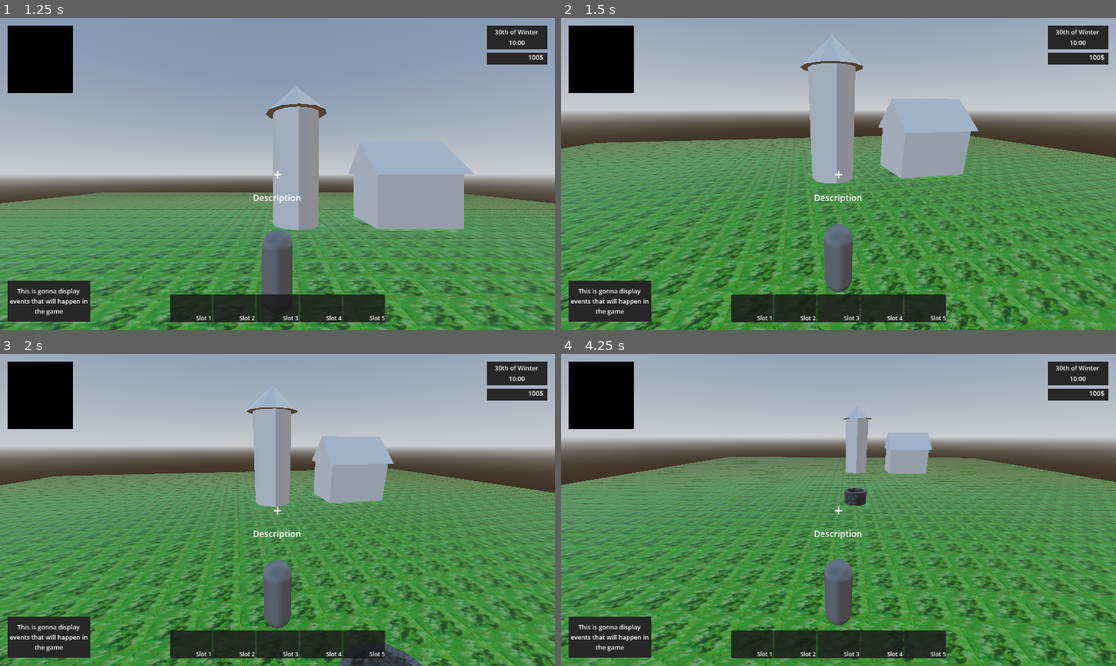
Above: before the commit, frames 1-4 (two rows, left to right).
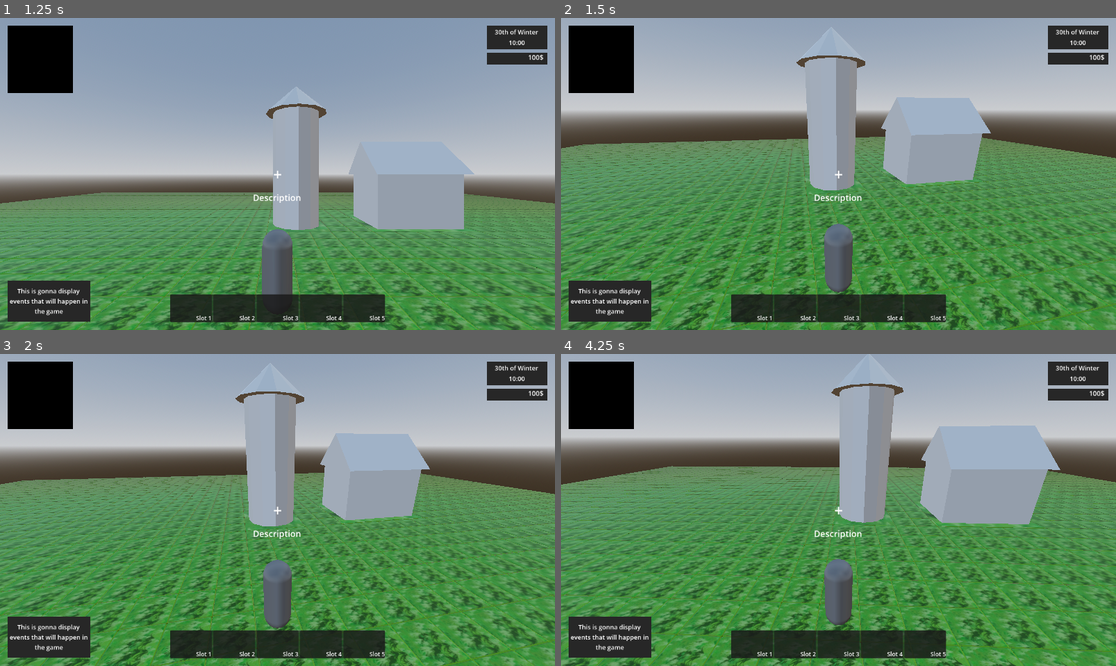
Above: after the commit, the same moments.

Repository: MatGalos/project-agriculural-life
Game: Godot game, scene res://Scenes/UIs/Menus/LaunchMenu/MainMenu.tscn
Two runs of this game, one before a commit and one after it. Both use one fixed random seed, a clock stepped at 60 frames per second and the inputs below.
Inputs (mouse positions are in pixels of both pictures, inside the frame that each line leads up to):
- Up to frame 1 (1.25 s): click "Start the game" at 0.5 s
- Up to frame 2 (1.5 s): tap Enter at 1.25 s; move the mouse to (866, 174) at 1.27 s; hold Up (ui_up) from 1.28 s (still down)
- Up to frame 3 (2 s): keep holding Up (ui_up)
- Up to frame 4 (4.25 s): keep holding Up (ui_up); move the mouse to (810, 510) at 2.02 s; move the mouse to (849, 503) at 2.77 s; move the mouse to (832, 516) at 3.52 s

Frame 1 is identical in both runs. In frame 2, 21% of the frame differs, in the area x 0-100%, y 3-100%; in frame 3, 26%; in frame 4, 34%, in the area x 0-100%, y 9-100%.

Commit message:
Implemented settings for controler

Diff:
--- /dev/null
+++ b/Scenes/UIs/Menus/OptionsMenu/AdditionalMenus/ControlBindRow.tscn
@@ -0,0 +1,23 @@
+[gd_scene format=3 uid="uid://cu5gkeiyqhxjq"]
+
+[ext_resource type="Script" uid="uid://dky2svkcio1m1" path="res://Scripts/UIs/Menus/OptionsMenu/AdditionalMenus/control_bind_row.gd" id="1_rnnim"]
+
+[node name="ControlBindRow" type="HBoxContainer" unique_id=386521510]
+custom_minimum_size = Vector2(0, 36)
+anchors_preset = 15
+anchor_right = 1.0
+anchor_bottom = 1.0
+grow_horizontal = 2
+grow_vertical = 2
+size_flags_horizontal = 3
+theme_override_constants/separation = 16
+script = ExtResource("1_rnnim")
+
+[node name="ActionLabel" type="Label" parent="." unique_id=624677290]
+layout_mode = 2
+size_flags_horizontal = 3
+vertical_alignment = 1
+
+[node name="BindButton" type="Button" parent="." unique_id=397772006]
+custom_minimum_size = Vector2(180, 0)
+layout_mode = 2
--- a/Scenes/UIs/Menus/OptionsMenu/AdditionalMenus/optionsTabContainer.tscn
+++ b/Scenes/UIs/Menus/OptionsMenu/AdditionalMenus/optionsTabContainer.tscn
@@ -1,4 +1,7 @@
 [gd_scene format=3 uid="uid://dgsmyf268o2ys"]
+
+[ext_resource type="Script" uid="uid://bx5vomsf7vvdj" path="res://Scripts/UIs/Menus/OptionsMenu/AdditionalMenus/controls.gd" id="1_5aoxo"]
+[ext_resource type="PackedScene" uid="uid://cu5gkeiyqhxjq" path="res://Scenes/UIs/Menus/OptionsMenu/AdditionalMenus/ControlBindRow.tscn" id="2_i8lp4"]
 
 [node name="optionsTabContainer" type="Control" unique_id=1539039912]
 layout_mode = 3
@@ -46,6 +49,8 @@
 [node name="Controls" type="TabBar" parent="TabContainer" unique_id=924020882]
 visible = false
 layout_mode = 2
+script = ExtResource("1_5aoxo")
+control_bind_row_scene = ExtResource("2_i8lp4")
 metadata/_tab_index = 1
 
 [node name="MarginContainer" type="MarginContainer" parent="TabContainer/Controls" unique_id=1479582303]
@@ -63,7 +68,20 @@
 [node name="VBoxContainer" type="VBoxContainer" parent="TabContainer/Controls/MarginContainer" unique_id=1162910988]
 layout_mode = 2
 theme_override_constants/separation = 64
-alignment = 1
+
+[node name="ScrollContainer" type="ScrollContainer" parent="TabContainer/Controls/MarginContainer/VBoxContainer" unique_id=1518968375]
+layout_mode = 2
+size_flags_horizontal = 3
+size_flags_vertical = 3
+
+[node name="ControlsList" type="VBoxContainer" parent="TabContainer/Controls/MarginContainer/VBoxContainer/ScrollContainer" unique_id=1542887367]
+layout_mode = 2
+size_flags_horizontal = 3
+theme_override_constants/separation = 8
+
+[node name="ResetToDefault" type="Button" parent="TabContainer/Controls/MarginContainer/VBoxContainer" unique_id=1834789366]
+layout_mode = 2
+text = "Reset to default"
 
 [node name="Graphics" type="TabBar" parent="TabContainer" unique_id=1796361035]
 visible = false
--- /dev/null
+++ b/Scripts/GameManagers/inputManager.gd
@@ -0,0 +1,91 @@
+extends Node
+
+const CONFIG_PATH := "user://controls.cfg"
+
+var actions := [
+	"move_forward",
+	"move_backward",
+	"move_left",
+	"move_right",
+	"pauseMenu"
+]
+
+func _ready():
+	load_controls()
+
+
+func get_move_vector() -> Vector2:
+	return Input.get_vector(
+		"move_left",
+		"move_right",
+		"move_forward",
+		"move_backward"
+	)
+
+
+func rebind_action(action_name: String, event: InputEvent):
+	InputMap.action_erase_events(action_name)
+	InputMap.action_add_event(action_name, event)
+	save_controls()
+
+
+func save_controls():
+	var config := ConfigFile.new()
+
+	for action_name in actions:
+		var events := InputMap.action_get_events(action_name)
+		var serialized := []
+
+		for event in events:
+			if event is InputEventKey:
+				serialized.append({
+					"type": "key",
+					"physical_keycode": event.physical_keycode
+				})
+
+		config.set_value("controls", action_name, serialized)
+
+	config.save(CONFIG_PATH)
+
+
+func load_controls():
+	var config := ConfigFile.new()
+	var err := config.load(CONFIG_PATH)
+
+	if err != OK:
+		return
+
+	for action_name in actions:
+		if not config.has_section_key("controls", action_name):
+			continue
+
+		InputMap.action_erase_events(action_name)
+
+		var serialized: Array = config.get_value("controls", action_name, [])
+
+		for data in serialized:
+			if data.get("type", "") == "key":
+				var event := InputEventKey.new()
+				event.physical_keycode = data["physical_keycode"]
+				InputMap.action_add_event(action_name, event)
+
+func reset_to_defaults():
+	InputMap.action_erase_events("move_forward")
+	InputMap.action_erase_events("move_backward")
+	InputMap.action_erase_events("move_left")
+	InputMap.action_erase_events("move_right")
+	InputMap.action_erase_events("pauseMenu")
+
+	_add_key("move_forward", KEY_W)
+	_add_key("move_backward", KEY_S)
+	_add_key("move_left", KEY_A)
+	_add_key("move_right", KEY_D)
+	_add_key("pauseMenu", KEY_ESCAPE)
+
+	save_controls()
+
+
+func _add_key(action_name: String, keycode: Key):
+	var event := InputEventKey.new()
+	event.physical_keycode = keycode
+	InputMap.action_add_event(action_name, event)
--- a/Scripts/Player/CharacterController.gd
+++ b/Scripts/Player/CharacterController.gd
@@ -34,7 +34,7 @@
 
 
 func _physics_process(delta):
-	var input_dir := Input.get_vector("ui_left", "ui_right", "ui_up", "ui_down")
+	var input_dir := InputManager.get_move_vector()
 
 	var forward := -camera_pivot.global_transform.basis.z
 	var right := camera_pivot.global_transform.basis.x
@@ -45,7 +45,7 @@
 	forward = forward.normalized()
 	right = right.normalized()
 
-	var direction := (right * input_dir.x + forward * input_dir.y).normalized()
+	var direction := (right * input_dir.x - forward * input_dir.y).normalized()
 
 	velocity.x = direction.x * speed
 	velocity.z = direction.z * speed
--- /dev/null
+++ b/Scripts/UIs/Menus/OptionsMenu/AdditionalMenus/control_bind_row.gd
@@ -0,0 +1,33 @@
+extends HBoxContainer
+class_name ControlBindRow
+
+signal rebind_requested(action_name: String)
+
+@onready var action_label: Label = $ActionLabel
+@onready var bind_button: Button = $BindButton
+
+var action_name := ""
+
+func setup(new_action_name: String, display_name: String) -> void:
+	action_name = new_action_name
+	action_label.text = display_name
+	refresh()
+
+
+func refresh() -> void:
+	var events: Array[InputEvent] = InputMap.action_get_events(action_name)
+
+	if events.is_empty():
+		bind_button.text = "Unassigned"
+		return
+
+	bind_button.text = events[0].as_text()
+
+
+func _ready() -> void:
+	bind_button.pressed.connect(_on_bind_button_pressed)
+
+
+func _on_bind_button_pressed() -> void:
+	bind_button.text = "Press key..."
+	rebind_requested.emit(action_name)
--- /dev/null
+++ b/Scripts/UIs/Menus/OptionsMenu/AdditionalMenus/controls.gd
@@ -0,0 +1,52 @@
+extends Control
+
+@export var control_bind_row_scene: PackedScene
+
+@onready var controls_list: VBoxContainer = $MarginContainer/VBoxContainer/ScrollContainer/ControlsList
+@onready var reset_button: Button= $MarginContainer/VBoxContainer/ResetToDefault
+
+var waiting_for_action := ""
+
+var actions: Array[Dictionary] = [
+	{"name": "move_forward", "display": "Move Forward"},
+	{"name": "move_backward", "display": "Move Backward"},
+	{"name": "move_left", "display": "Move Left"},
+	{"name": "move_right", "display": "Move Right"},
+	{"name": "pauseMenu", "display": "Pause Menu"}
+]
+
+func _ready() -> void:
+	reset_button.pressed.connect(_on_reset_button_pressed)
+	build_list()
+
+
+func build_list() -> void:
+	for child: Node in controls_list.get_children():
+		child.queue_free()
+
+	for action_data: Dictionary in actions:
+		var row: ControlBindRow = control_bind_row_scene.instantiate() as ControlBindRow
+		controls_list.add_child(row)
+
+		row.setup(str(action_data["name"]), str(action_data["display"]))
+		row.rebind_requested.connect(_on_rebind_requested)
+
+
+func _on_rebind_requested(action_name: String) -> void:
+	waiting_for_action = action_name
+
+
+func _input(event: InputEvent) -> void:
+	if waiting_for_action == "":
+		return
+
+	if event is InputEventKey and event.pressed:
+		InputManager.rebind_action(waiting_for_action, event)
+
+		waiting_for_action = ""
+		build_list()
+		get_viewport().set_input_as_handled()
+
+func _on_reset_button_pressed():
+	InputManager.reset_to_defaults()
+	build_list()
--- a/project.godot
+++ b/project.godot
@@ -20,6 +20,7 @@
 
 gamemanager="*uid://7wea3g7cp0d5"
 UI="*uid://dbash3tpjwypy"
+InputManager="*uid://d0yxfr2kqvk70"
 
 [dotnet]
 
@@ -36,6 +37,26 @@
 "events": [Object(InputEventKey,"resource_local_to_scene":false,"resource_name":"","device":-1,"window_id":0,"alt_press …(195 unchanged characters)…
 ]
 }
+move_forward={
+"deadzone": 0.2,
+"events": [Object(InputEventKey,"resource_local_to_scene":false,"resource_name":"","device":-1,"window_id":0,"alt_pressed":false,"shift_pressed":false,"ctrl_pressed":false,"meta_pressed":false,"pressed":false,"keycode":0,"physical_keycode":87,"key_label":0,"unicode":119,"location":0,"echo":false,"script":null)
+]
+}
+move_backward={
+"deadzone": 0.2,
+"events": [Object(InputEventKey,"resource_local_to_scene":false,"resource_name":"","device":-1,"window_id":0,"alt_pressed":false,"shift_pressed":false,"ctrl_pressed":false,"meta_pressed":false,"pressed":false,"keycode":0,"physical_keycode":83,"key_label":0,"unicode":115,"location":0,"echo":false,"script":null)
+]
+}
+move_left={
+"deadzone": 0.2,
+"events": [Object(InputEventKey,"resource_local_to_scene":false,"resource_name":"","device":-1,"window_id":0,"alt_pressed":false,"shift_pressed":false,"ctrl_pressed":false,"meta_pressed":false,"pressed":false,"keycode":0,"physical_keycode":65,"key_label":0,"unicode":97,"location":0,"echo":false,"script":null)
+]
+}
+move_right={
+"deadzone": 0.2,
+"events": [Object(InputEventKey,"resource_local_to_scene":false,"resource_name":"","device":-1,"window_id":0,"alt_pressed":false,"shift_pressed":false,"ctrl_pressed":false,"meta_pressed":false,"pressed":false,"keycode":0,"physical_keycode":68,"key_label":0,"unicode":100,"location":0,"echo":false,"script":null)
+]
+}
 
 [physics]
 
Not shown, added: Scripts/GameManagers/inputManager.gd.uid
Not shown, added: Scripts/UIs/Menus/OptionsMenu/AdditionalMenus/control_bind_row.gd.uid
Not shown, added: Scripts/UIs/Menus/OptionsMenu/AdditionalMenus/controls.gd.uid
